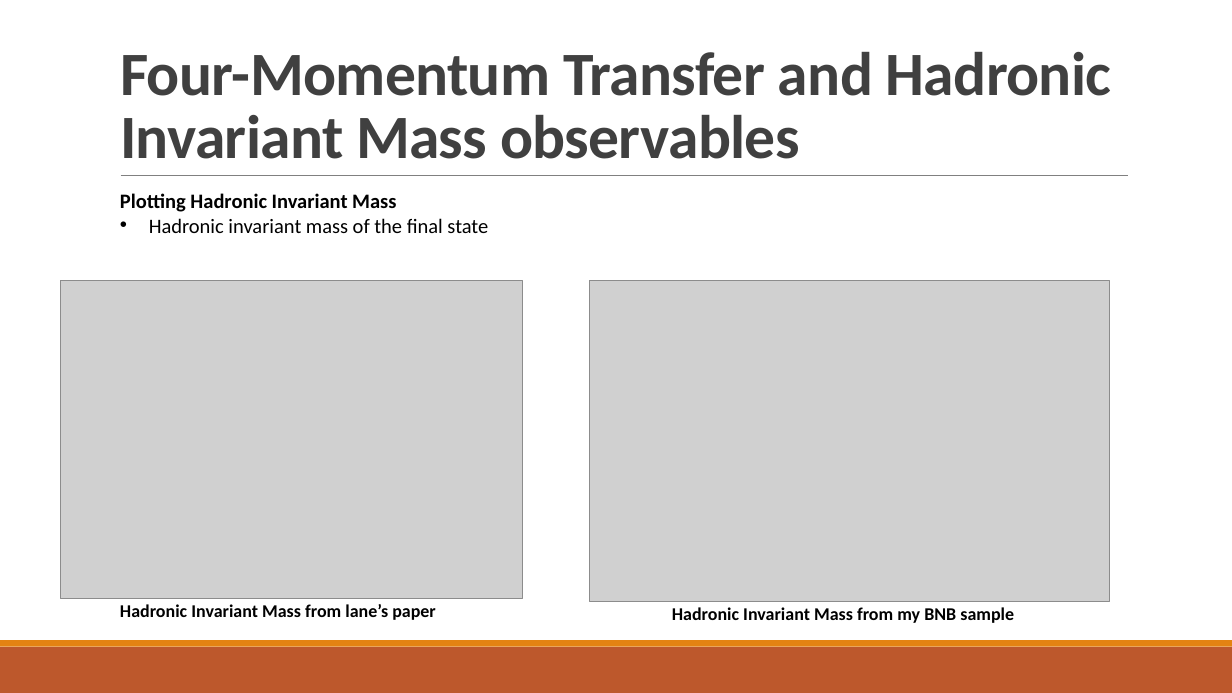
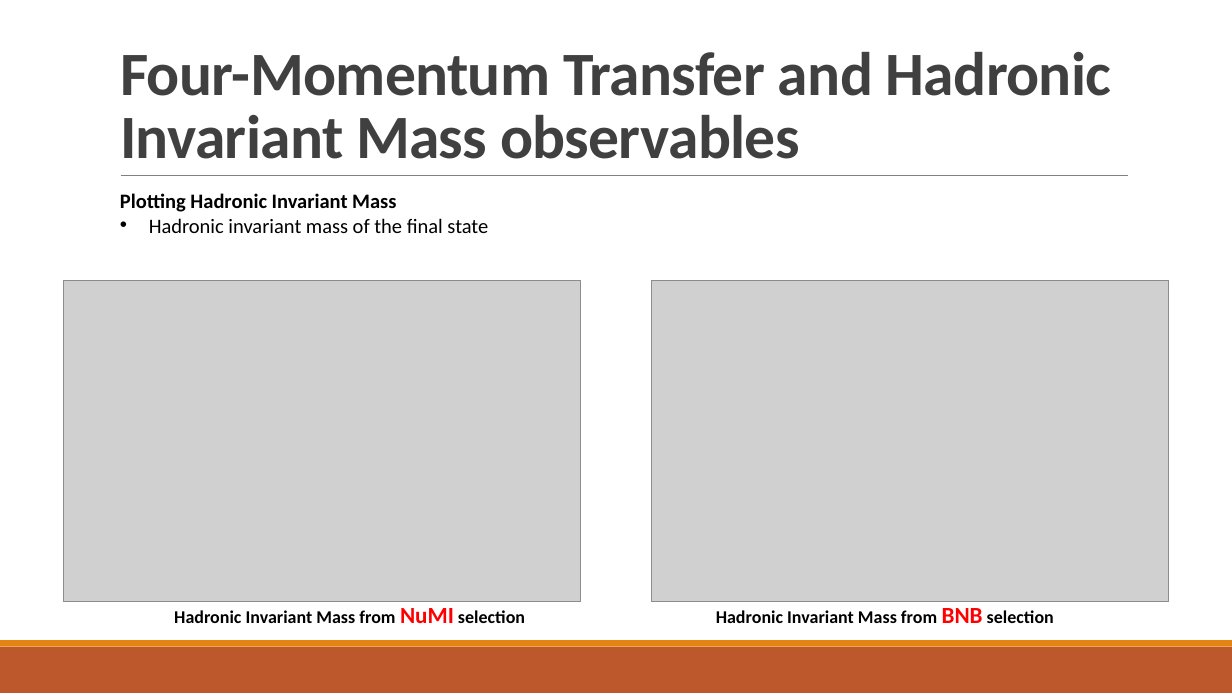
Before and after one commit to jordongalaxy-max/FYP_PYTHON_REAL, a slide deck: slide 25 of Update_Slides/FYP_Weekly_Update_Slides_12March.pptx. Drawn at 1232x693 pixels with LibreOffice and Linux fonts; fonts in the diff are those of the drawing; grey boxes stand for pictures. Boxes give left, top, right and bottom in pixels: in the first picture for what was removed or moved away, otherwise in the second. Text is boxed around its words. In the diff, an @@ line names an element or a change of style, - is before the commit and + after.

```diff
--- a/Update_Slides/FYP_Weekly_Update_Slides_12March.pptx
+++ b/Update_Slides/FYP_Weekly_Update_Slides_12March.pptx
@@ picture: place and size @@
-picture at box(61, 280, 522, 598)
+picture at box(64, 280, 581, 602)
@@ picture: place and size @@
-picture at box(590, 280, 1109, 602)
+picture at box(652, 280, 1169, 602)
@@ text at box(174, 608, 525, 623): text changed @@
-Hadronic Invariant Mass from lane’s paper
+Hadronic Invariant Mass from NuMI selection
@@ text at box(716, 608, 1054, 623): text changed @@
-Hadronic Invariant Mass from my BNB sample
+Hadronic Invariant Mass from BNB selection
```
Also in this commit, not shown: 24 other slides changed, 9 other files.
